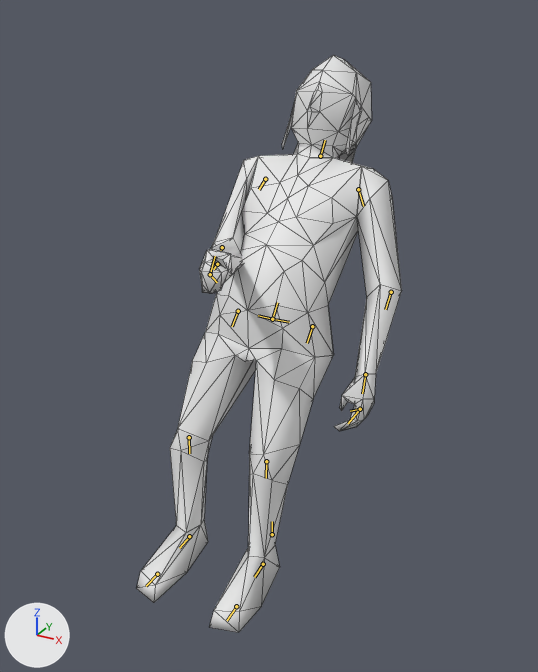
The Blender file assets-src/rooms/tavern/creature-clips/Gnome.blend, before and after one commit.
Before and after are seen from a 50 mm lens placed at (0.369, -0.684, 0.631), pointed at (0.006, -0.023, 0.301). The axes (+X, +Y, +Z) are drawn at lower left. The lights are the same throughout. The older version comes first. Both versions are drawn at frame 30 of the action 'SitDice'; the numbers are the values there. The bones that bend it are drawn over the model as lines. Mesh edges are drawn as thin lines.

The first picture shows 'GnomeSourceMesh'.
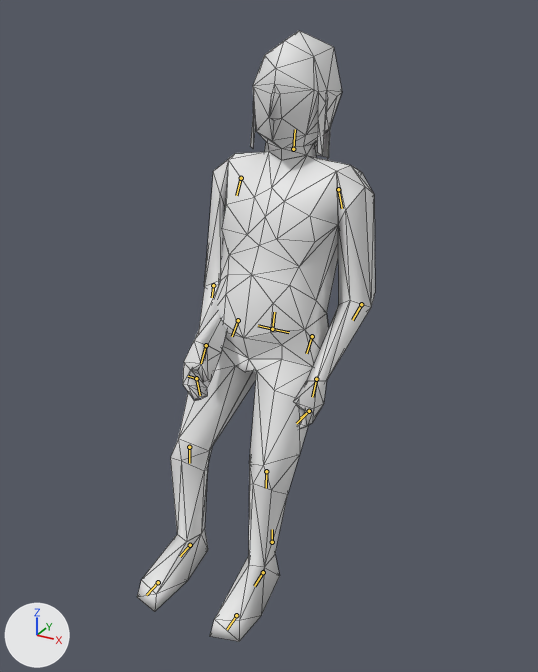
Changed parts and their boxes (x1, y1, x2, y2) in the pictures (538 x 672 px):
'GnomeSourceMesh', posed (10% narrower): before (136, 55, 402, 632); after (137, 31, 375, 642)
bone 'cog', root to tip: before (272, 534) to (272, 521); after (272, 542) to (272, 529)
bone 'spine', root to tip: before (272, 319) to (277, 302); after (272, 329) to (274, 312)
bone 'arm_l', root to tip: before (358, 189) to (363, 206); after (338, 189) to (342, 208)
bone 'forearm_l', root to tip: before (391, 292) to (385, 309); after (361, 304) to (352, 320)
bone 'hand_l', root to tip: before (365, 374) to (362, 393); after (316, 379) to (312, 397)
bone 'arm_r', root to tip: before (265, 179) to (259, 189); after (241, 178) to (236, 195)
bone 'forearm_r', root to tip: before (222, 247) to (221, 250); after (213, 285) to (212, 297)
bone 'hand_r', root to tip: before (217, 264) to (213, 269); after (206, 345) to (201, 363)
bone 'head', root to tip: before (320, 156) to (325, 140); after (293, 149) to (295, 129)

What the commit changed:
Bone 'cog' (bone_cog) moves from (0.0, 0.012, 0.006) to (0.0, -0.001, 0.006).
Bone 'spine' (bone_spine) turns from (36, 0, 0) to (14, 0, 0) degrees about its own x, y and z.
Bone 'arm_l' (bone_arm_l) turns from (-49, 4, -16) to (-57, -2, -25) degrees about its own x, y and z.
Bone 'forearm_l' (bone_forearm_l) turns from (-13, -27, 13) to (9, -27, -13) degrees about its own x, y and z.
Bone 'hand_l' (bone_hand_l) turns from (-7, -20, 36) to (-9, -30, 53) degrees about its own x, y and z.
Bone 'arm_r' (bone_arm_r) turns from (-26, -8, 71) to (-48, -11, 67) degrees about its own x, y and z.
Bone 'forearm_r' (bone_forearm_r) turns from (65, 56, 49) to (66, 44, 52) degrees about its own x, y and z.
Bone 'hand_r' (bone_hand_r) turns from (3, -5, -27) to (12, 17, -45) degrees about its own x, y and z.
Bone 'head' (bone_head) turns from (0, 0, 0) to (-5, 0, 0) degrees about its own x, y and z.
